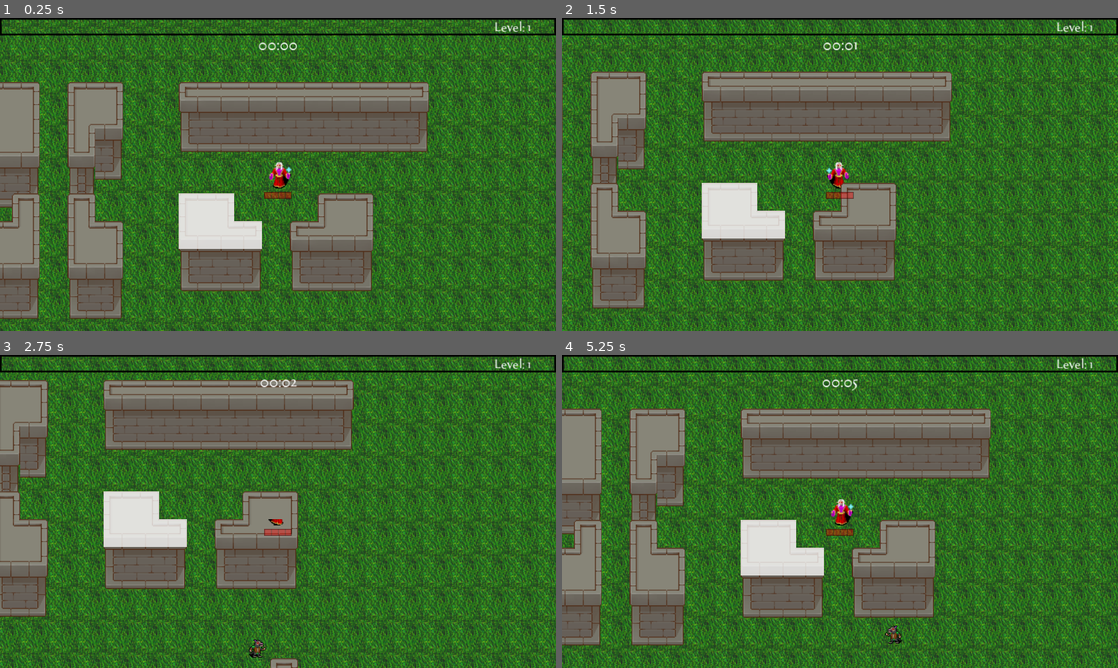
Above: before the commit, frames 1-4 (two rows, left to right).
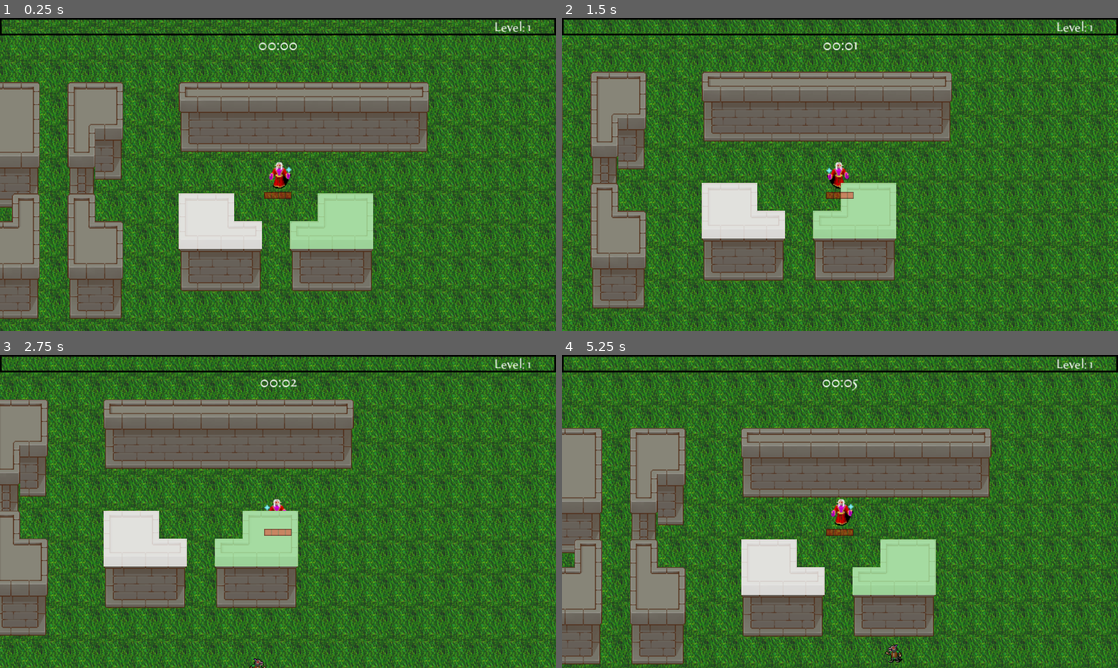
Above: after the commit, the same moments.

Repository: hlalljie/vampire-survivor_castle-defense
Game: Godot game, scene res://World/test_world.tscn
Two runs of this game, one before a commit and one after it. Both use one fixed random seed, a clock stepped at 60 frames per second and the inputs below. Sound files missing from this copy of the repository are replaced by a short silence.
Inputs (mouse positions are in pixels of both pictures, inside the frame that each line leads up to):
- Up to frame 1 (0.25 s): no input
- Up to frame 2 (1.5 s): tap Enter at 0.5 s; move the mouse to (962, 158) at 0.52 s; hold D (right) 0.53-1.28 s; click (962, 158) at 0.6 s; move the mouse to (728, 190) at 1.27 s; hold S (down) from 1.28 s (still down); click (728, 190) at 1.35 s
- Up to frame 3 (2.75 s): move the mouse to (333, 442) at 2.02 s; release S (down) at 2.03 s; hold D (right) from 2.03 s (still down); click (333, 442) at 2.1 s
- Up to frame 4 (5.25 s): move the mouse to (812, 574) at 2.77 s; release D (right) at 2.78 s; hold W (up) 2.78-3.53 s; click (812, 574) at 2.85 s; move the mouse to (1006, 558) at 3.52 s; hold A (left) 3.53-5.03 s; click (1006, 558) at 3.6 s; move the mouse to (673, 464) at 4.27 s; click (673, 464) at 4.35 s; move the mouse to (867, 511) at 5.02 s; hold S (down) from 5.03 s (still down); click (867, 511) at 5.1 s

The runs differ from the first frame. In frame 1, 2.2% of the frame differs, in the area x 52-68%, y 56-74%; in frame 2, 2.2%; in frame 3, 50%; in frame 4, 51%, in the area x 0-100%, y 0-100%.

Commit message:
Got hurt groups working for multiple groups

Diff:
--- a/Player/player.gd
+++ b/Player/player.gd
@@ -94,40 +94,8 @@
 	# setup health bar
 	_on_hurt_box_hurt(0, 0, 0)
 
-func _physics_process(delta: float) -> void:
+func _physics_process(_delta: float) -> void:
 	movement()
-	#collide_movement(delta)
-func collide_movement(delta) -> void:
-	# Collect movement vector from input (either 0 or 1 for every direction)
-	var move: Vector2 = Input.get_vector("left", "right", "up", "down")
-
-	# Face player sprite in correct direction
-	if move.x > 0:
-		sprite.flip_h = true
-	elif move.x < 0:
-		sprite.flip_h = false
-
-	# Walk animation
-	# only animate when moving
-	if move != Vector2.ZERO:
-		# if walk animation timer is done, go to next animation
-		if walkTimer.is_stopped():
-			# go to next animation (looping)
-			sprite.frame = (sprite.frame + 1) % (sprite.hframes)
-			# restart walk timer
-			walkTimer.start()
-
-		# update last movement, rounding brings diagonal unit vector to 1, 1 (instead of .7, .7)
-		last_movement = move.round()
-
-	# set velocity as the unit vector of move multiplied by the movement speed
-	velocity = move.normalized() * movement_speed
-	# move and set to slide on collision
-	var collision = move_and_collide(velocity * delta)
-	if collision:
-		var normal = collision.get_normal()
-		velocity = velocity.slide(normal)
-		move_and_collide(velocity * delta)
 
 func movement() -> void:
 	# Collect movement vector from input (either 0 or 1 for every direction)
--- a/Player/player.tscn
+++ b/Player/player.tscn
@@ -17,8 +17,7 @@
 radius = 5.0
 height = 18.0
 
-[sub_resource type="RectangleShape2D" id="RectangleShape2D_63bka"]
-size = Vector2(12, 19)
+[sub_resource type="CapsuleShape2D" id="CapsuleShape2D_1bj0j"]
 
 [sub_resource type="CircleShape2D" id="CircleShape2D_dyt1r"]
 radius = 371.486
@@ -54,7 +53,7 @@
 
 [node name="CollisionShape2D" parent="HurtBox" index="0"]
 position = Vector2(2, 1.5)
-shape = SubResource("RectangleShape2D_63bka")
+shape = SubResource("CapsuleShape2D_1bj0j")
 
 [node name="Attack" type="Node2D" parent="."]
 
--- a/World/Tilemaps/hurt_group.tscn
+++ b/World/Tilemaps/hurt_group.tscn
@@ -1,7 +1,8 @@
-[gd_scene load_steps=5 format=3 uid="uid://ddioafh0x7lsh"]
+[gd_scene load_steps=6 format=3 uid="uid://ddioafh0x7lsh"]
 
 [ext_resource type="Texture2D" uid="uid://brsjpjhfysry6" path="res://Textures/World/white_square.png" id="1_bdh2g"]
 [ext_resource type="PackedScene" uid="uid://c6lj84u0fegmg" path="res://Utility/hurt_box.tscn" id="2_kuigb"]
+[ext_resource type="Script" path="res://hurt_group.gd" id="2_orsnc"]
 
 [sub_resource type="TileSetAtlasSource" id="TileSetAtlasSource_o0d37"]
 texture = ExtResource("1_bdh2g")
@@ -14,8 +15,9 @@
 
 [node name="HurtGroup" type="TileMapLayer"]
 modulate = Color(1, 1, 1, 0.705882)
-z_index = 10
+z_index = 1
 tile_set = SubResource("TileSet_37d5x")
+script = ExtResource("2_orsnc")
 
 [node name="HurtBox" parent="." instance=ExtResource("2_kuigb")]
 collision_mask = 16
--- a/World/Towns/test_town.tscn
+++ b/World/Towns/test_town.tscn
@@ -1,8 +1,7 @@
-[gd_scene load_steps=6 format=4 uid="uid://dnr7p1eig3djm"]
+[gd_scene load_steps=5 format=4 uid="uid://dnr7p1eig3djm"]
 
 [ext_resource type="Texture2D" uid="uid://p7h1s50g2j2r" path="res://Textures/World/stone_wall_set.png" id="1_f4ht3"]
 [ext_resource type="PackedScene" uid="uid://ddioafh0x7lsh" path="res://World/Tilemaps/hurt_group.tscn" id="2_v1y5e"]
-[ext_resource type="Script" path="res://hurt_group.gd" id="3_yu61f"]
 
 [sub_resource type="TileSetAtlasSource" id="TileSetAtlasSource_x5cfn"]
 texture = ExtResource("1_f4ht3")
@@ -477,9 +476,10 @@
 [node name="HurtGroup" parent="TileMapLayer" instance=ExtResource("2_v1y5e")]
 modulate = Color(1, 1, 1, 0.74902)
 tile_map_data = PackedByteArray("AAD+/wAAAQAAAAAAAAD//wAAAQAAAAAAAAD//wEAAQAAAAAAAAD+/wEAAQAAAAAAAAAAAAEAAQAAAAAAAAA=")
-script = ExtResource("3_yu61f")
-
-[connection signal="hurt" from="TileMapLayer/HurtGroup/HurtBox" to="TileMapLayer/HurtGroup" method="_on_hurt_box_hurt"]
-
-[editable path="TileMapLayer/HurtGroup"]
-[editable path="TileMapLayer/HurtGroup/HurtBox"]
+
+[node name="HurtGroup2" parent="TileMapLayer" instance=ExtResource("2_v1y5e")]
+self_modulate = Color(0.833984, 1, 0.834633, 1)
+tile_map_data = PackedByteArray("AAACAAEAAQAAAAAAAAADAAEAAQAAAAAAAAAEAAEAAQAAAAAAAAAEAAAAAQAAAAAAAAADAAAAAQAAAAAAAAA=")
+
+[editable path="TileMapLayer/HurtGroup2"]
+[editable path="TileMapLayer/HurtGroup2/HurtBox"]
--- a/hurt_group.gd
+++ b/hurt_group.gd
@@ -10,7 +10,8 @@
 func _ready():
 	create_combined_collision_polygon()
 	# turn off collisions on parent
-	parent_layer.collision_enabled = false
+	#parent_layer.collision_enabled = false
+	#visible = false
 
 func create_combined_collision_polygon() -> void:
 	# create an empty polygon to merge with all parent polygons
@@ -24,7 +25,6 @@
 		# merge the transformed polygon with the new collision polygon
 		new_collision_polygon_points = Geometry2D.merge_polygons(new_collision_polygon_points, parent_poly)[0]
 
-	new_collision_polygon_points = PackedVector2Array([Vector2(0, 32), Vector2(32, 32), Vector2(32, 97), Vector2(-64, 97), Vector2(-64, 12), Vector2(0, 12)])
 	# create the polygon shape
 	var hurt_collision_polygon: ConvexPolygonShape2D = ConvexPolygonShape2D.new()
 	var static_collision_polygon: ConvexPolygonShape2D = ConvexPolygonShape2D.new()
--- a/project.godot
+++ b/project.godot
@@ -73,7 +73,3 @@
 2d_physics/layer_3="Enemy"
 2d_physics/layer_4="Loot"
 2d_physics/layer_5="Building"
-
-[physics]
-
-common/physics_jitter_fix=2.0
